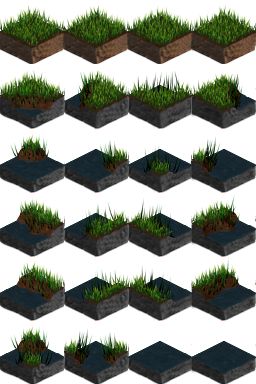
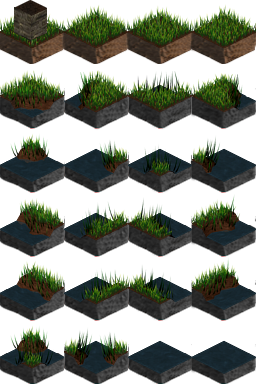
Before/after of a 256 x 384 layered artwork. What changed in the layer stack:
added group "wallTEst" with 3 layers above "Layer 0 copy" over [14, 0, 47, 41]
added layer "Layer 1 copy" in group "wallTEst" over [31, 9, 47, 40]
added layer "Layer 2 copy" in group "wallTEst" over [14, 7, 31, 41]
added layer "Layer 1 copy 3" in group "wallTEst" over [14, 0, 47, 40]
